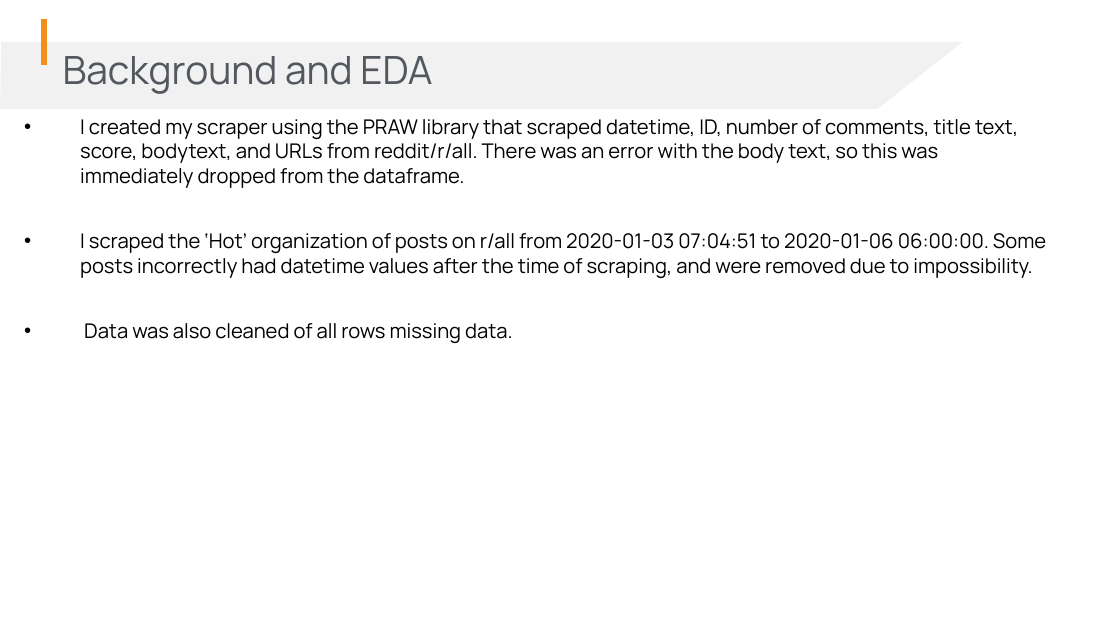
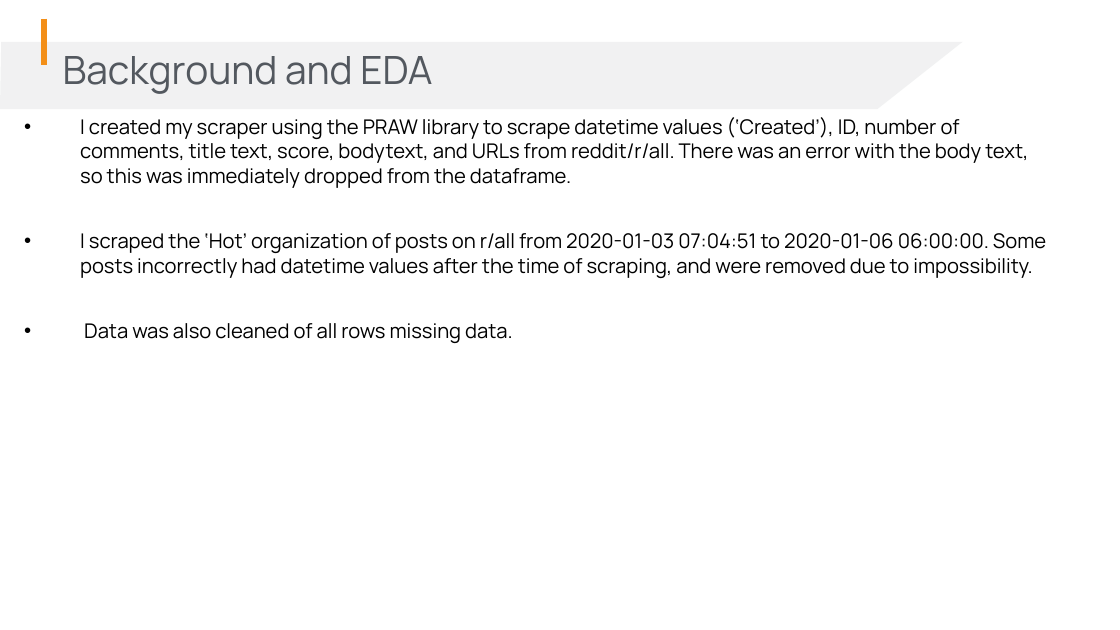
Before and after one commit to Jameshskelton/Simple-Reddit-Scraper, a slide deck: slide 3 of G103-capstone-1-pres-draft-1.pptx. Drawn at 1120x630 pixels with LibreOffice and Linux fonts; fonts in the diff are those of the drawing; background and template pictures are left out. Boxes give left, top, right and bottom in pixels: in the first picture for what was removed or moved away, otherwise in the second. Text is boxed around its words. In the diff, an @@ line names an element or a change of style, - is before the commit and + after.

Commit message:
edits

```diff
--- a/G103-capstone-1-pres-draft-1.pptx
+++ b/G103-capstone-1-pres-draft-1.pptx
@@ text at (80, 117, 1028, 188): text changed @@
-• I created my scraper using the PRAW library that scraped datetime, ID, number of comments, title text, score, bodytext, and URLs from reddit/r/all. There was an error with the body text, so this was immediately dropped from the dataframe.
+• I created my scraper using the PRAW library to scrape datetime values (‘Created’), ID, number of comments, title text, score, bodytext, and URLs from reddit/r/all. There was an error with the body text, so this was immediately dropped from the dataframe.
```
